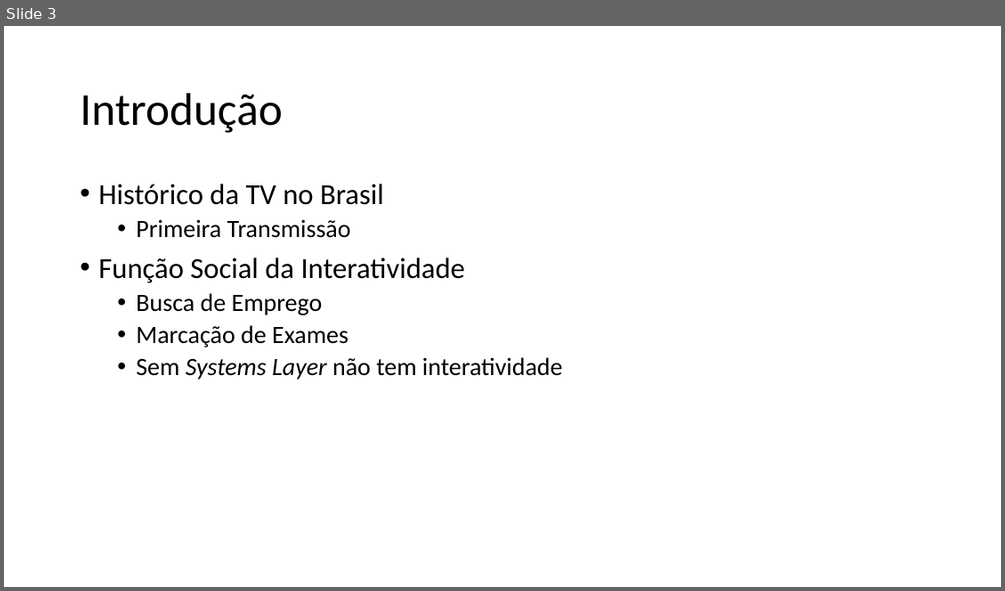
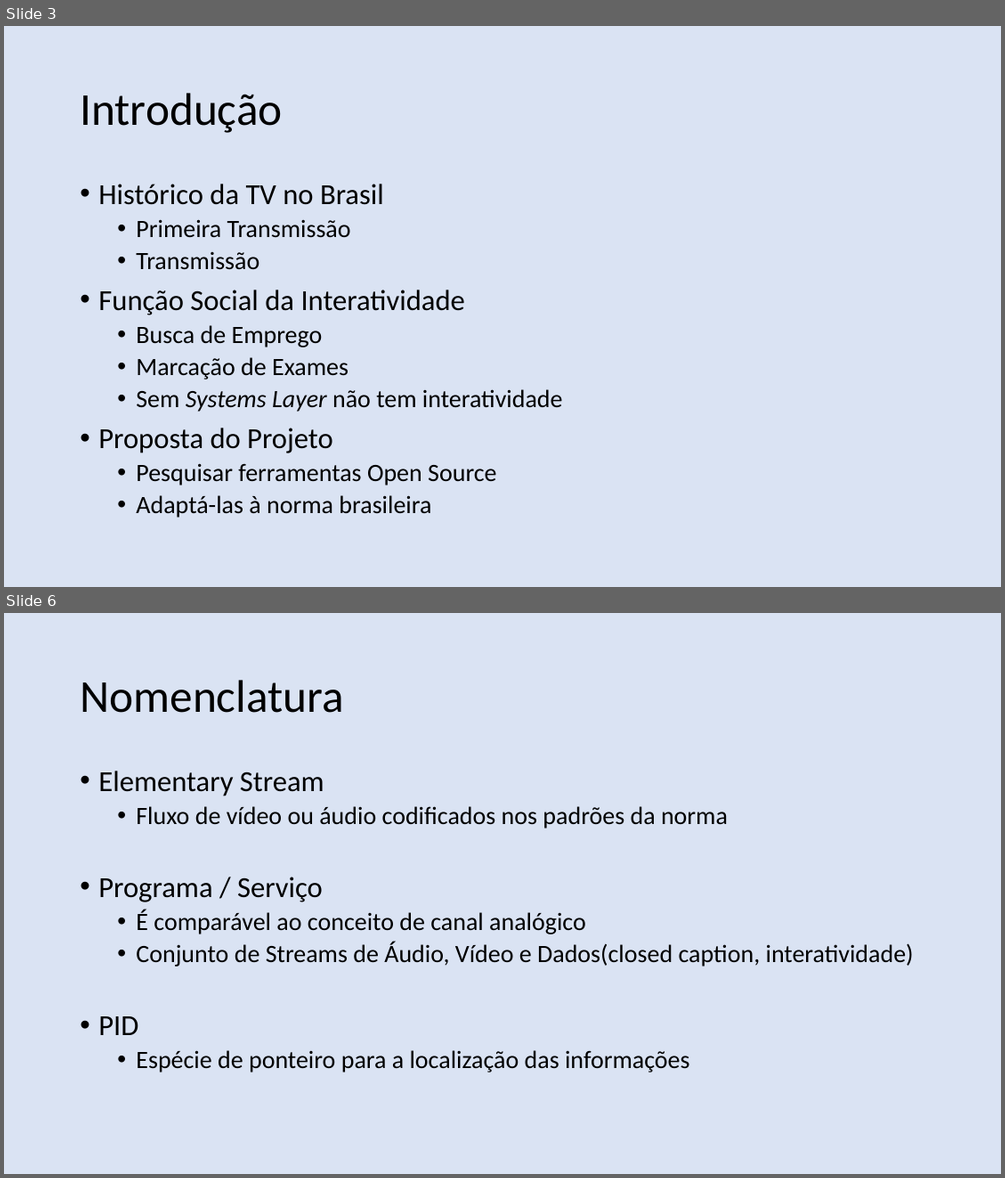
Before and after one commit to nasall2/TCC, a slide deck: relatorio/abntex2-modelos-1.9.2/figuras/apresentacao.pptx. Shown one above the other, each under a label of ours: slide 3 before the commit, slides 3 and 6 after it; the slides between them are not shown. The pictures are 1005x591 and 1005x1178 pixels, drawn with LibreOffice and Linux fonts; fonts in the diff are those of the drawing. Boxes give left, top, right and bottom in pixels: in the first picture for what was removed or moved away, otherwise in the second. Text is boxed around its words. In the diff, an @@ line names an element or a change of style, - is before the commit and + after.

```diff
--- a/relatorio/abntex2-modelos-1.9.2/figuras/apresentacao.pptx
+++ b/relatorio/abntex2-modelos-1.9.2/figuras/apresentacao.pptx
@@ slide 6 added at (4,613,1001,1174), background #DAE3F3 @@
@@ title added at (80,680,344,713), 44 pt, text #000000 @@
+Nomenclatura
@@ text added at (98,771,914,1072), 24 pt, text #000000 @@
+• Elementary Stream
+  • Fluxo de vídeo ou áudio codificados nos padrões da norma
+• Programa / Serviço
+  • É comparável ao conceito de canal analógico
+  • Conjunto de Streams de Áudio, Vídeo e Dados(closed caption, interatividade)
+• PID
+  • Espécie de ponteiro para a localização das informações
@@ slide 3 changed as well @@
@@ background #FFFFFF to #DAE3F3 @@
@@ text at (136,252,259,270): paragraph added @@
+  • Transmissão
@@ text at (98,427,496,517): paragraphs added @@
+• Proposta do Projeto
+  • Pesquisar ferramentas Open Source
+  • Adaptá-las à norma brasileira
```
Also in this commit, not shown: 6 other slides changed, 7 other slides added, 2 slides removed, 4 other files.
